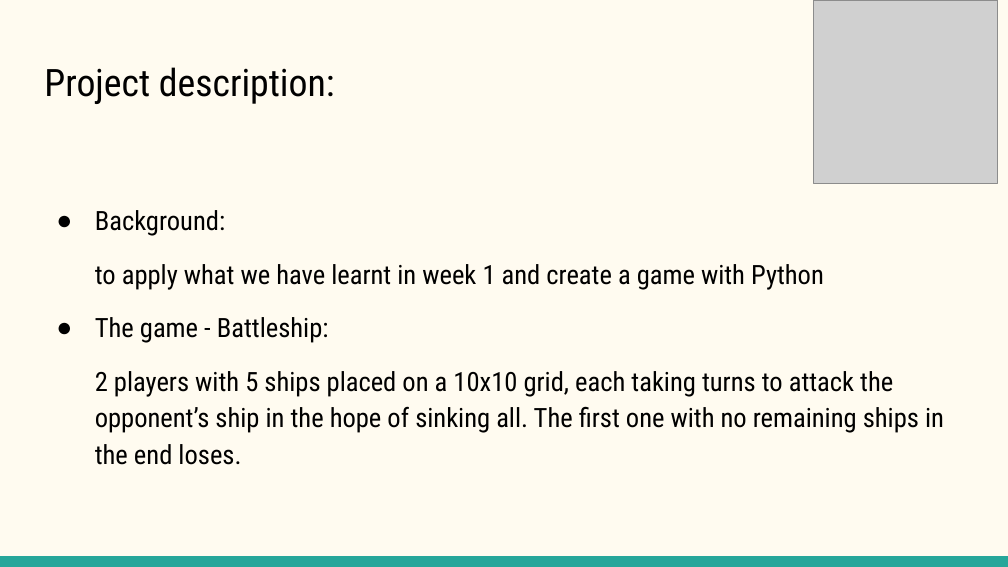
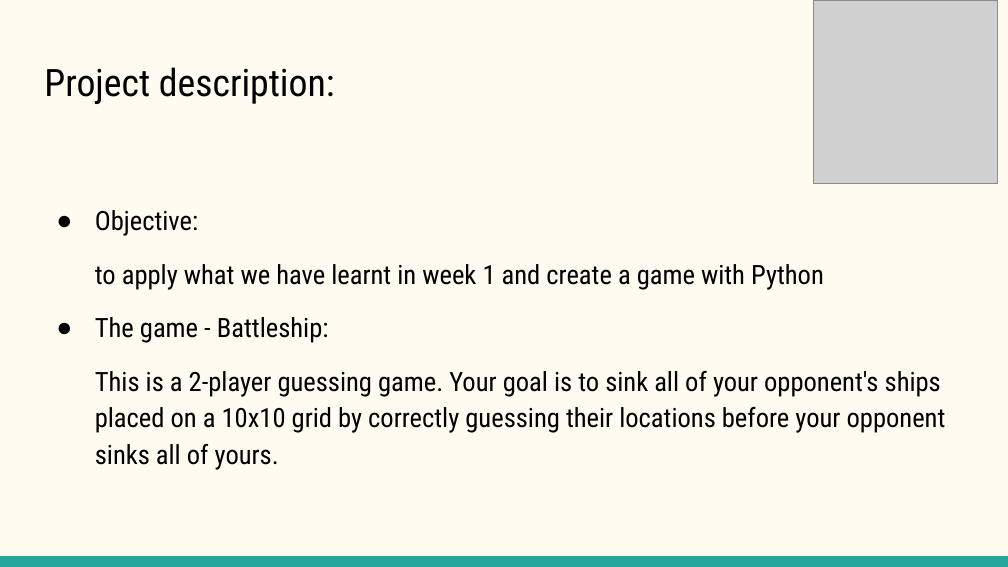
Before and after one commit to tinghaoK7727/Battleships_game, a slide deck: slide 2 of Presentation/Battleship game project - Module 1 Eric x Ting.pptx. Drawn at 1008x567 pixels with LibreOffice and Linux fonts; fonts in the diff are those of the drawing; grey boxes stand for pictures. Boxes give left, top, right and bottom in pixels: in the first picture for what was removed or moved away, otherwise in the second. Text is boxed around its words. In the diff, an @@ line names an element or a change of style, - is before the commit and + after.

Commit message:
Correct game rules

```diff
--- a/Presentation/Battleship game project - Module 1 Eric x Ting.pptx
+++ b/Presentation/Battleship game project - Module 1 Eric x Ting.pptx
@@ text at (95,210,198,236): text changed @@
-● Background:
+● Objective:
@@ text at (95,370,946,470): text changed @@
-2 players with 5 ships placed on a 10x10 grid, each taking turns to attack the opponent’s ship in the hope of sinking all. The first one with no remaining ships in the end loses.
+This is a 2-player guessing game. Your goal is to sink all of your opponent's ships placed on a 10x10 grid by correctly guessing their locations before your opponent sinks all of yours.
```
Also in this commit, not shown: 2 other slides changed, 5 other files.
